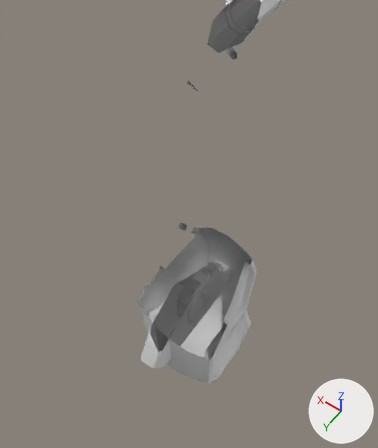
What one commit did to the Blender file robot.blend.
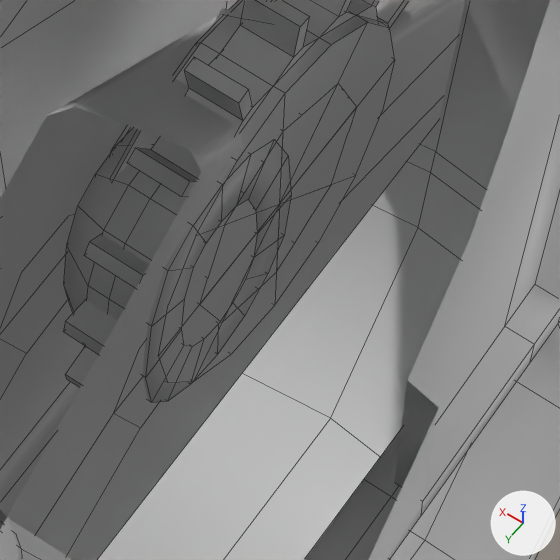
Each version is shown whole from a camera (50 mm lens) standing at (-0.745, 1.197, 2.423) and looking at (0.249, -0.194, 0.237), then close up on the part from 44% to 65% of the width and 60% to 77% of the height. The axes (+X, +Y, +Z) are drawn at lower right. The lights are the same throughout. The close-ups show mesh edges as thin lines. Everything nearer to the camera than a plane just in front of the edit is cut away.

Names of what the first close-up shows: 'big_whe', 'body', 'headset_in', 'headset_out', 'whe_back'.
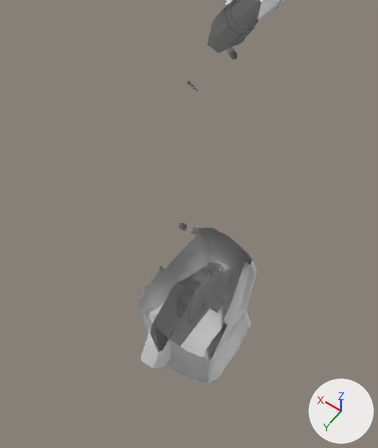
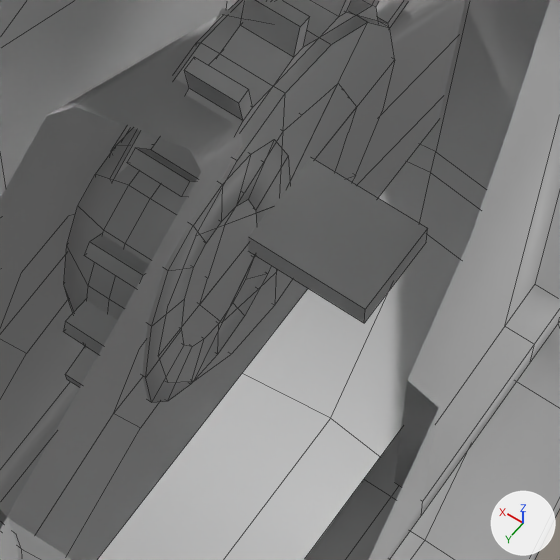
Commit message: Caterpillar done

Pixel boxes (x1, y1, x2, y2) of what changed, in the close-ups (560 x 560 px):
'caterpillar', added: after (248, 158, 428, 323)

The change, as a list of edits to the scene's bpy script:
```text
Add me_circle_035:
    me_circle_035.from_pydata(...)  # a box spanning x -0.1..0.1, y -0.04..0.04, z -0.01..0.01
Add ob_caterpillar:
    ob_caterpillar = bpy.data.objects.new('caterpillar', me_circle_035)
    ob_caterpillar.location = (0.0, 0.0, 0.0)
```
